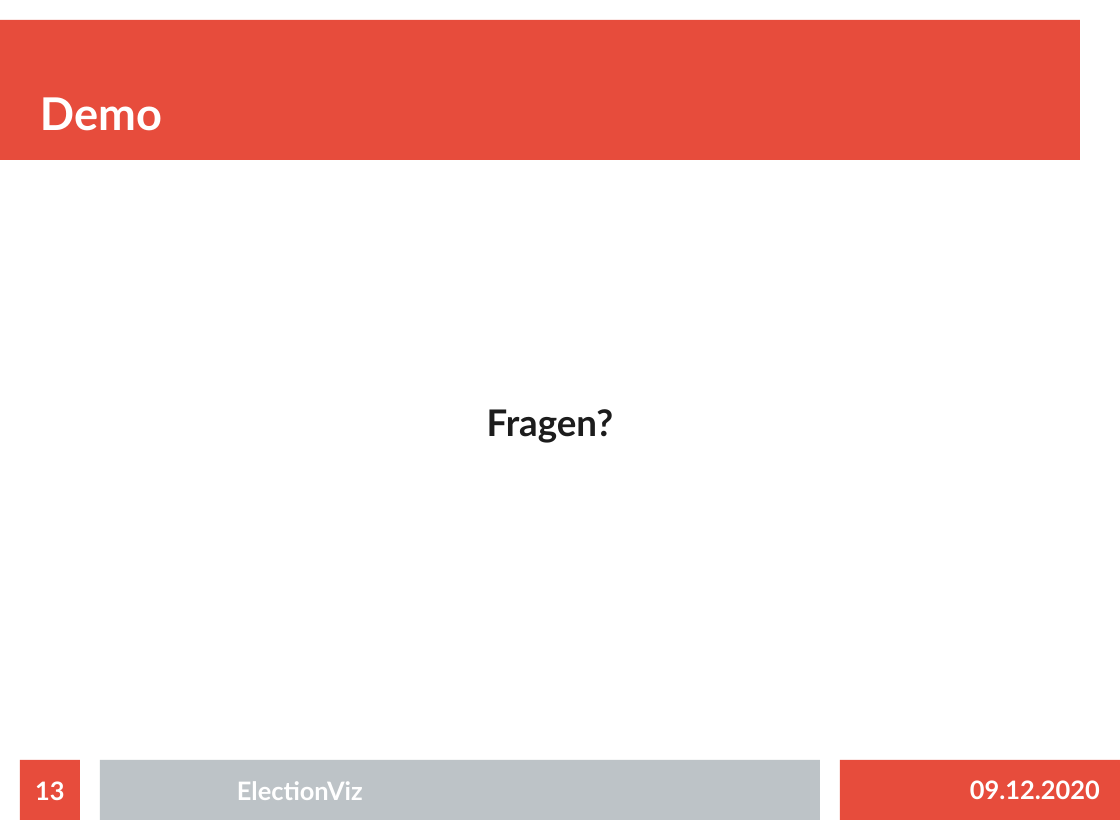
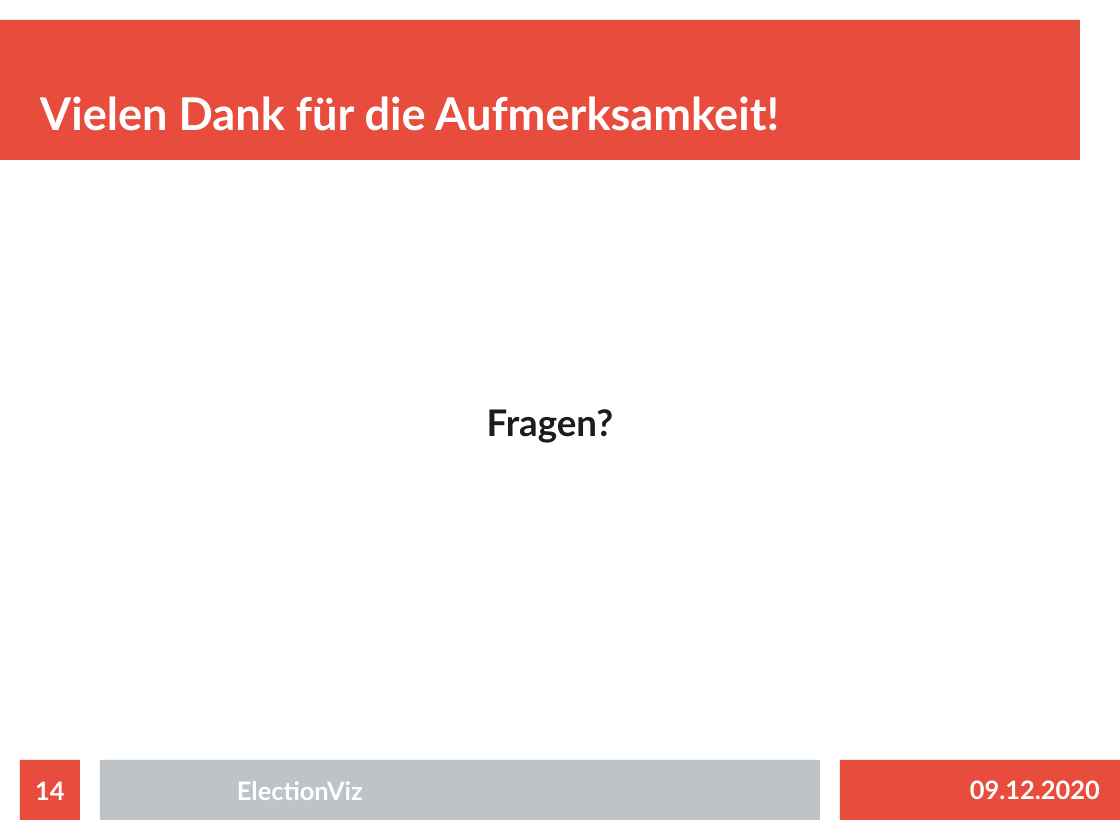
Before and after one commit to fziegner/election-visualization, a slide deck: slide 14 of slides_wcm_abschlusspraesentation.odp (slide 13 before the commit). Drawn at 1120x840 pixels with LibreOffice and Linux fonts; fonts in the diff are those of the drawing. Boxes give left, top, right and bottom in pixels: in the first picture for what was removed or moved away, otherwise in the second. Text is boxed around its words. In the diff, an @@ line names an element or a change of style, - is before the commit and + after.

```diff
--- a/slides_wcm_abschlusspraesentation.odp
+++ b/slides_wcm_abschlusspraesentation.odp
@@ title at box(40, 96, 779, 131): text changed @@
-Demo
+Vielen Dank für die Aufmerksamkeit!
@@ page number at box(35, 781, 64, 800): text changed @@
-13
+14
```
Also in this commit, not shown: 3 slides added, 2 slides removed.
